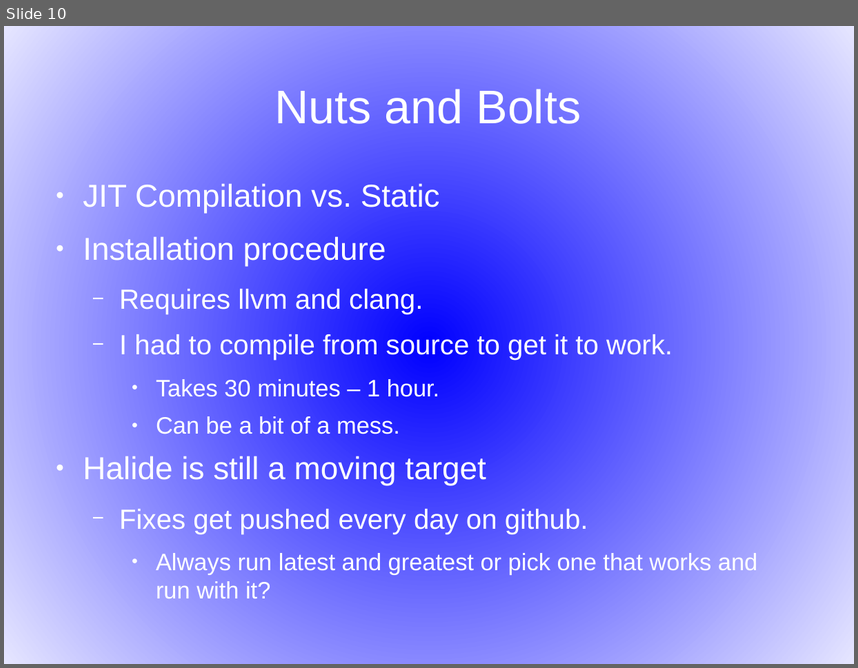
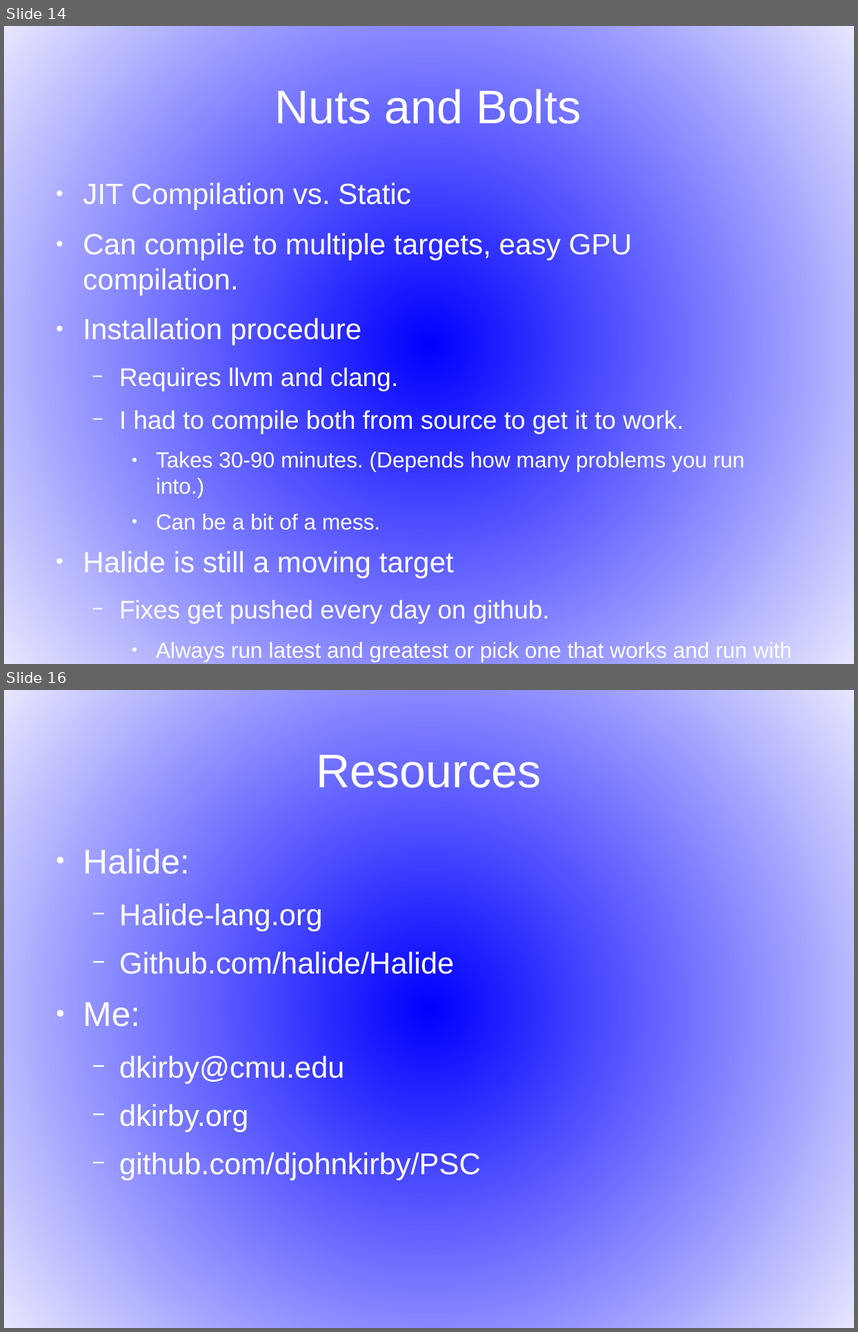
Before and after one commit to djohnkirby/PSC-Documents, a slide deck: Halide Presentation.odp. Shown one above the other, each under a label of ours: slide 10 before the commit, slides 14 and 16 after it; the slides between them are not shown. The pictures are 858x668 and 858x1332 pixels, drawn with LibreOffice and Linux fonts; fonts in the diff are those of the drawing. Boxes give left, top, right and bottom in pixels: in the first picture for what was removed or moved away, otherwise in the second. Text is boxed around its words. In the diff, an @@ line names an element or a change of style, - is before the commit and + after.

```diff
--- a/Halide Presentation.odp
+++ b/Halide Presentation.odp
@@ slide 16 added at (x1=4, y1=690, x2=854, y2=1328), background gradient #0000FF to #E6E6FF @@
@@ title added at (x1=316, y1=755, x2=541, y2=788), 44 pt, text #FFFFFF @@
+Resources
@@ text added at (x1=83, y1=849, x2=481, y2=1181), 28 pt, text #FFFFFF @@
+● Halide:
+  − Halide-lang.org
+  − Github.com/halide/Halide
+● Me:
+  − dkirby@cmu.edu
+  − dkirby.org
+  − github.com/djohnkirby/PSC
@@ what was slide 10 is now slide 14 @@
@@ slide 14 changed as well @@
@@ text at (x1=83, y1=183, x2=792, y2=661): size 29.6 to 27.2 pt in "JIT Compilation vs. Static", "Installation procedure", "Halide is still a moving target"; size 25.9 to 23.8 pt in "Requires llvm and clang.", "Fixes get pushed every day on github."; size 22.2 to 20.4 pt in "Can be a bit of a mess.", "Always run latest and greatest or pick ..." @@
@@ text at (x1=83, y1=233, x2=633, y2=295): paragraph added @@
+● Can compile to multiple targets, easy GPU compilation.
@@ text at (x1=119, y1=410, x2=745, y2=498): text changed; size 25.9 to 20.4 pt @@
-  − I had to compile from source to get it to work.
-    ● Takes 30 minutes – 1 hour.
+  − I had to compile both from source to get it to work.
+    ● Takes 30-90 minutes. (Depends how many problems you run into.)
```
Also in this commit, not shown: 6 other slides changed, 6 other slides added, 1 slide removed.
